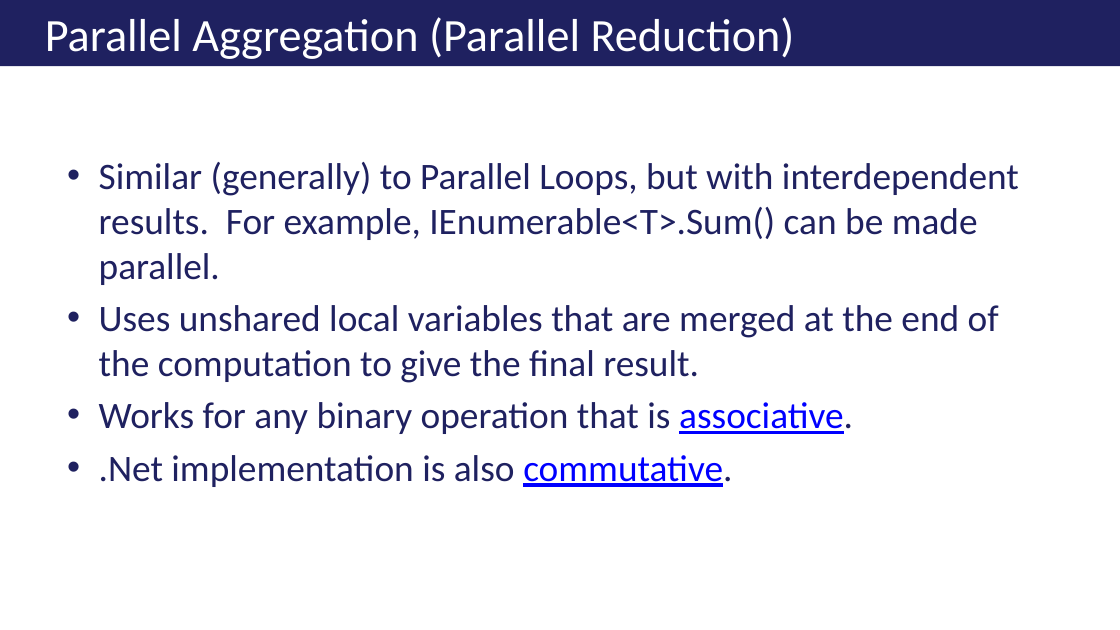
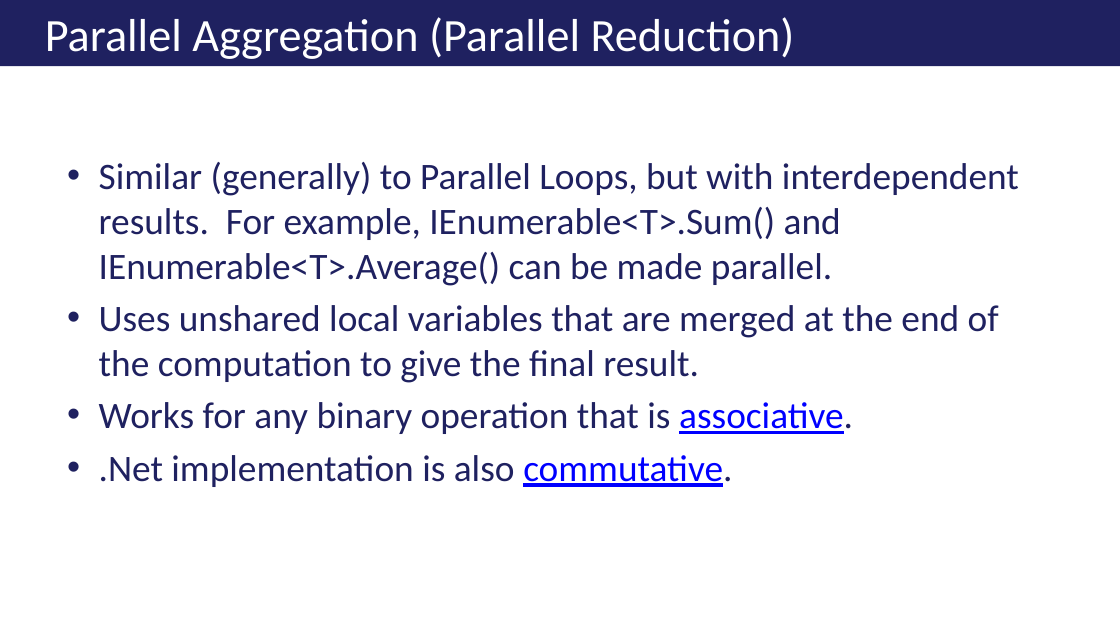
Before and after one commit to ericburcham/THasyINKnc, a slide deck: slide 27 of Presentation/THasINKync.pptx (slide 25 before the commit). Drawn at 1120x630 pixels with LibreOffice and Linux fonts; fonts in the diff are those of the drawing; background and template pictures are left out. Boxes give left, top, right and bottom in pixels: in the first picture for what was removed or moved away, otherwise in the second. Text is boxed around its words. In the diff, an @@ line names an element or a change of style, - is before the commit and + after.

Commit message:
Updated presentation and made hello world example more interesting.

```diff
--- a/Presentation/THasINKync.pptx
+++ b/Presentation/THasINKync.pptx
@@ text at (99, 162, 1019, 286): text changed @@
-• Similar (generally) to Parallel Loops, but with interdependent results. For example, IEnumerable<T>.Sum() can be made parallel.
+• Similar (generally) to Parallel Loops, but with interdependent results. For example, IEnumerable<T>.Sum() and IEnumerable<T>.Average() can be made parallel.
```
Also in this commit, not shown: 3 other slides changed, 11 slides added, 1 other file.
